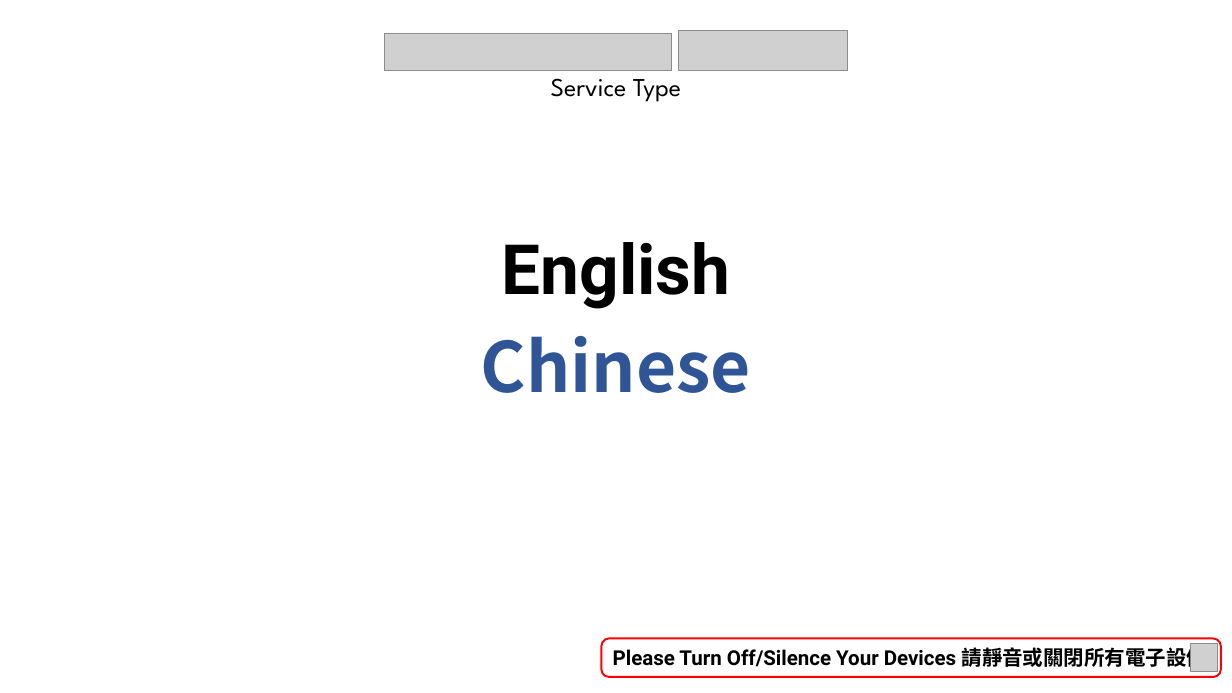
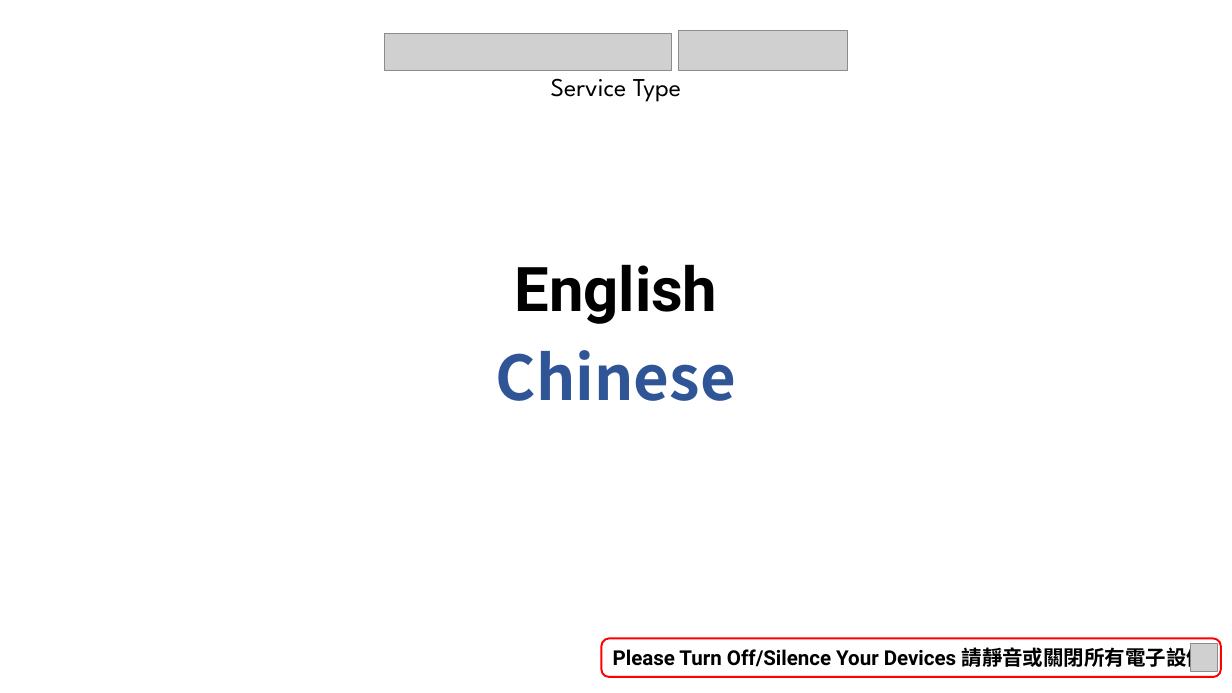
Before and after one commit to calebchanwy/tjc-powerpoint, a slide deck: slide 2 of TJCPowerPoint/Resources/ServiceWidescreen.pptx. Drawn at 1232x693 pixels with LibreOffice and Linux fonts; fonts in the diff are those of the drawing; grey boxes stand for pictures. Boxes give left, top, right and bottom in pixels: in the first picture for what was removed or moved away, otherwise in the second. Text is boxed around its words. In the diff, an @@ line names an element or a change of style, - is before the commit and + after.

Commit message:
25/02/23 - 1 Kings Chinese fix, Removed movable titles for sermon title slide

```diff
--- a/TJCPowerPoint/Resources/ServiceWidescreen.pptx
+++ b/TJCPowerPoint/Resources/ServiceWidescreen.pptx
@@ text "English" at (514,264,717,324): size 54 to 48 pt; less space between paragraphs @@
@@ text "English": place and size @@
-text "English" at (502,242,730,309)
+text "English" at (514,264,717,324)
@@ text "Chinese": place and size @@
-text "Chinese" at (481,336,751,393)
+text "Chinese" at (496,350,736,401)
@@ text "Chinese" at (496,350,736,401): size 54 to 48 pt; less space between paragraphs @@
```
Also in this commit, not shown: 1 other slide changed, 33 other files.
